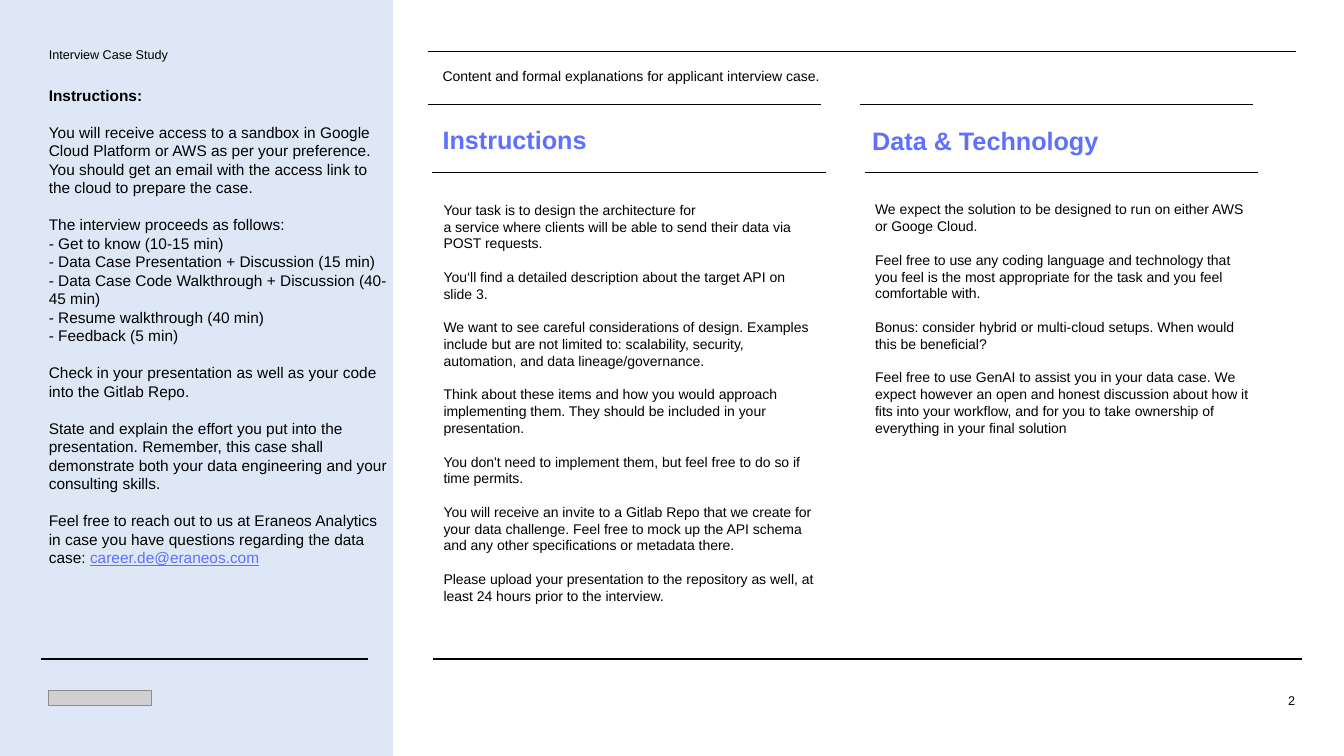
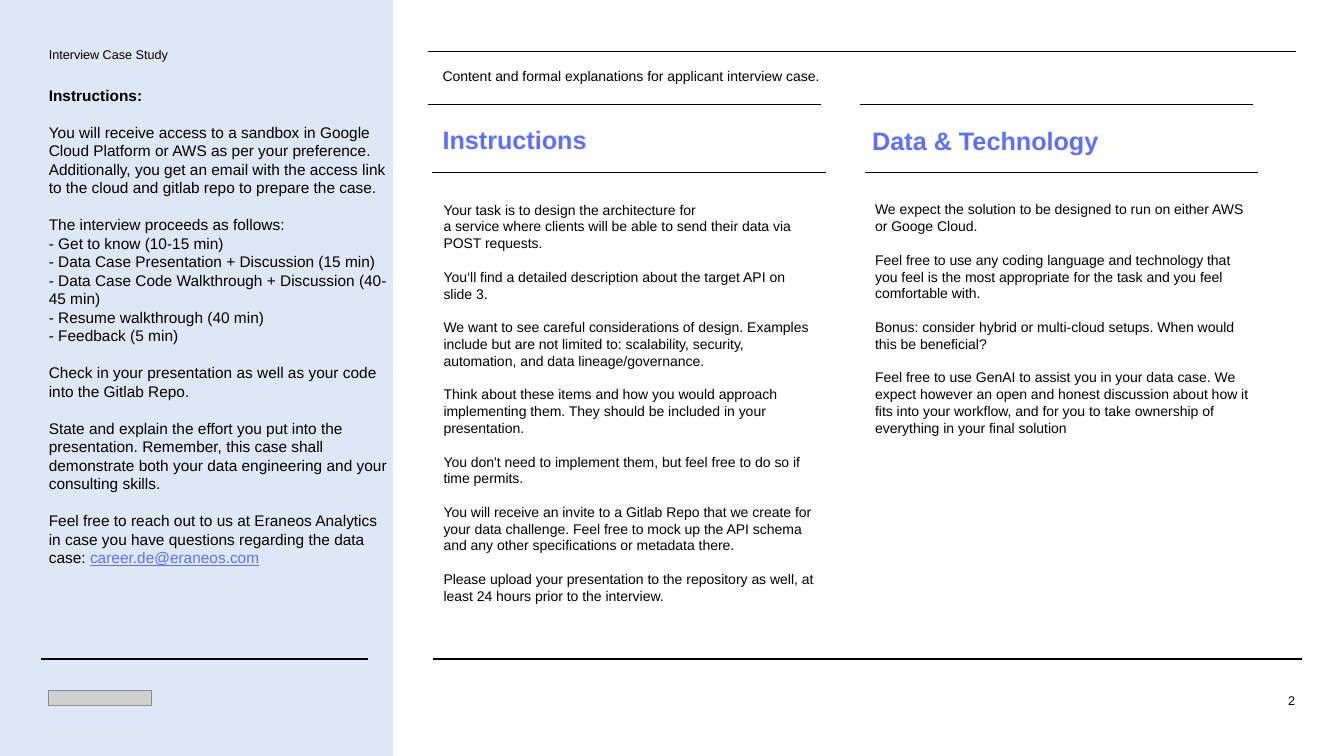
Before and after one commit to dhouha-hmem/Dropzone_Data_Engineering_project, a slide deck: slide 2 of Eraneos_Analytics_DE_dropzone_challenge.pptx. Drawn at 1344x756 pixels with LibreOffice and Linux fonts; fonts in the diff are those of the drawing; grey boxes stand for pictures; background and template pictures are left out. Boxes give left, top, right and bottom in pixels: in the first picture for what was removed or moved away, otherwise in the second. Text is boxed around its words. In the diff, an @@ line names an element or a change of style, - is before the commit and + after.

Commit message:
Changed the description for the json data

```diff
--- a/Eraneos_Analytics_DE_dropzone_challenge.pptx
+++ b/Eraneos_Analytics_DE_dropzone_challenge.pptx
@@ title at (x1=49, y1=90, x2=387, y2=566): text changed @@
-Instructions:
-You will receive access to a sandbox in Google Cloud Platform or AWS as per your preference. You should get an email with the access link to the cloud to prepare the case.
-The interview proceeds as follows:
-- Get to know (10-15 min)
-- Data Case Presentation + Discussion (15 min)
-- Data Case Code Walkthrough + Discussion (40-45 min)
-- Resume walkthrough (40 min)
-- Feedback (5 min)
-Check in your presentation as well as your code into the Gitlab Repo.
-State and explain the effort you put into the presentation. Remember, this case shall demonstrate both your data engineering and your consulting skills.
-Feel free to reach out to us at Eraneos Analytics in case you have questions regarding the data case: career.de@eraneos.com
+Instructions:
+You will receive access to a sandbox in Google Cloud Platform or AWS as per your preference. Additionally, you get an email with the access link to the cloud and gitlab repo to prepare the case.
+The interview proceeds as follows:
+- Get to know (10-15 min)
+- Data Case Presentation + Discussion (15 min)
+- Data Case Code Walkthrough + Discussion (40-45 min)
+- Resume walkthrough (40 min)
+- Feedback (5 min)
+Check in your presentation as well as your code into the Gitlab Repo.
+State and explain the effort you put into the presentation. Remember, this case shall demonstrate both your data engineering and your consulting skills.
+Feel free to reach out to us at Eraneos Analytics in case you have questions regarding the data case: career.de@eraneos.com
```
Also in this commit, not shown: 2 other slides changed.
